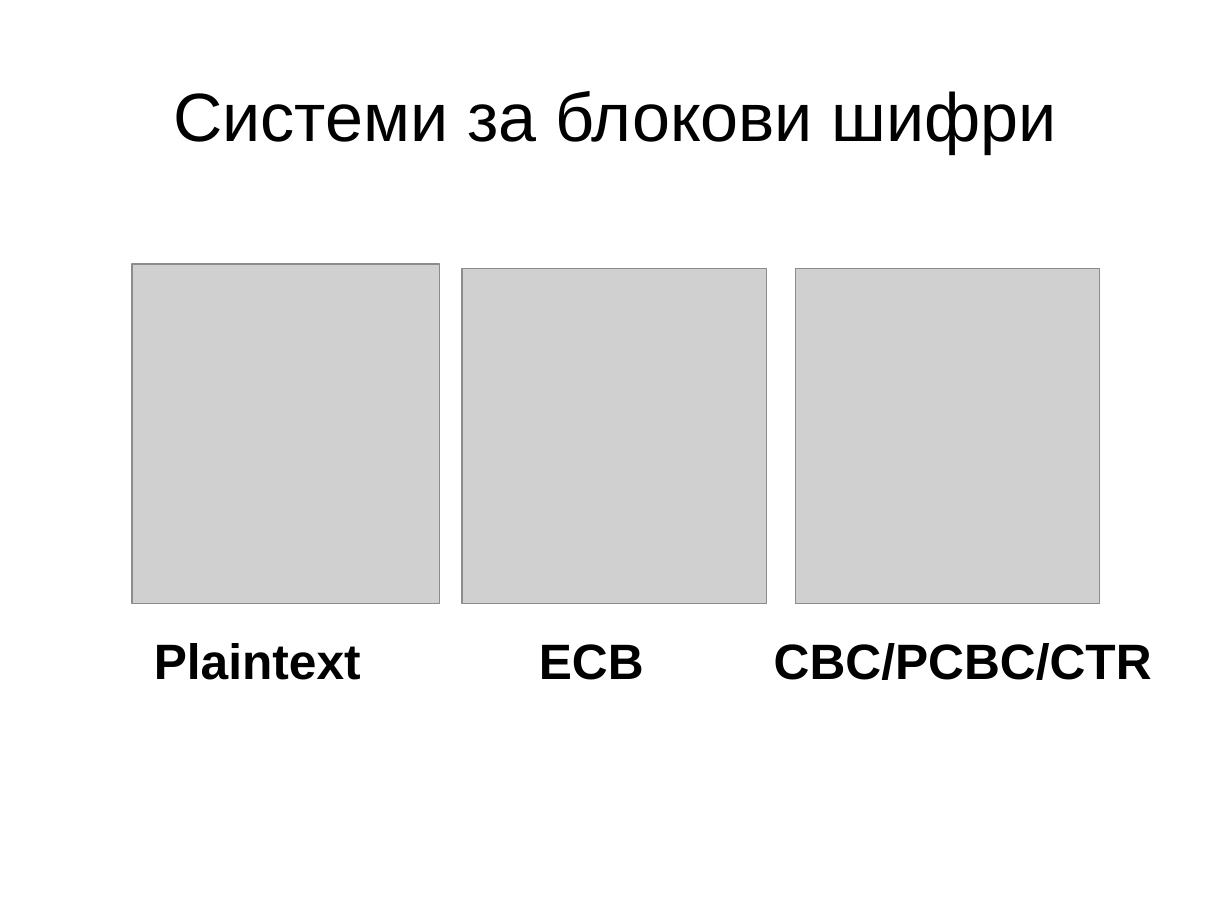
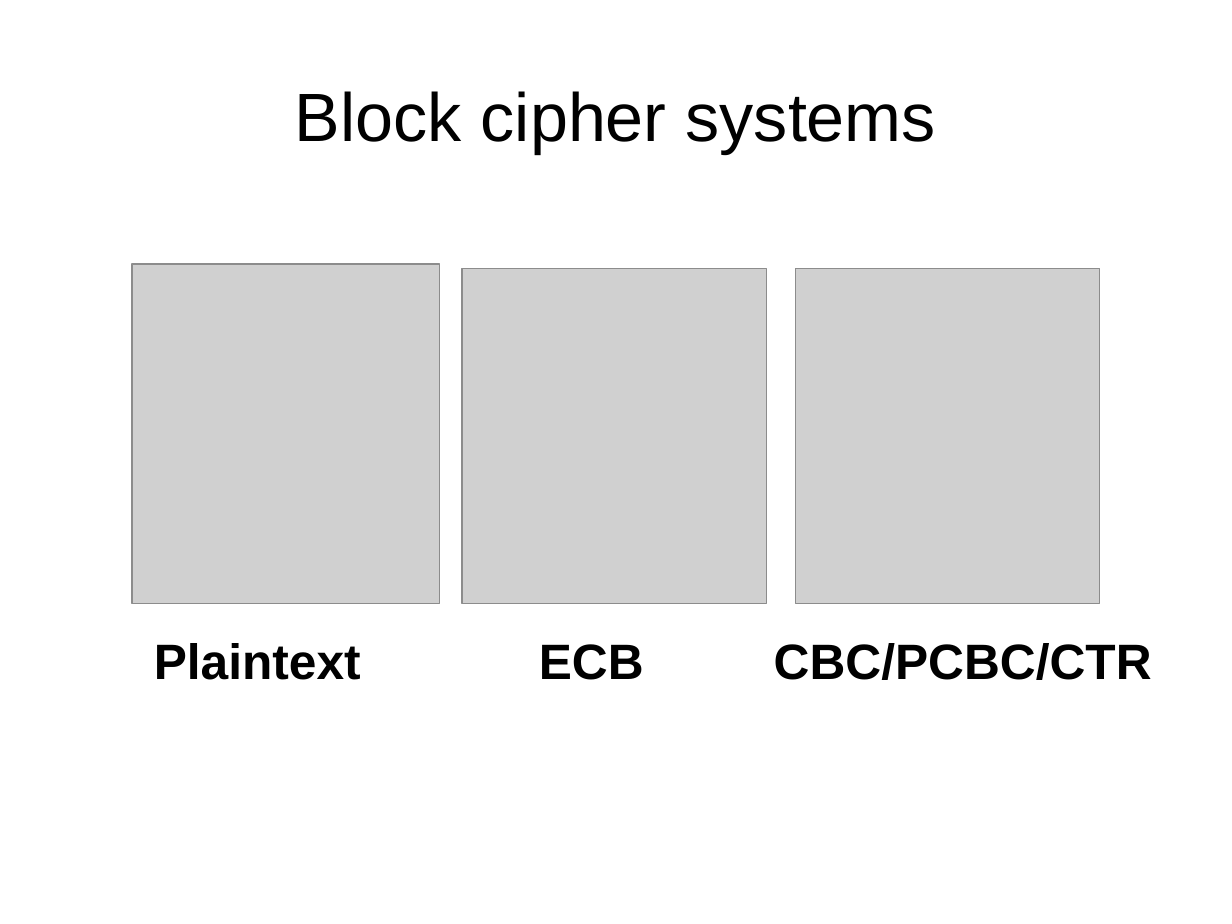
Before and after one commit to hackman/netsec1, a slide deck: slide 24 of presentations/cryptography.odp. Drawn at 1232x924 pixels with LibreOffice and Linux fonts; fonts in the diff are those of the drawing; grey boxes stand for pictures. Boxes give left, top, right and bottom in pixels: in the first picture for what was removed or moved away, otherwise in the second. Text is boxed around its words. In the diff, an @@ line names an element or a change of style, - is before the commit and + after.

```diff
--- a/presentations/cryptography.odp
+++ b/presentations/cryptography.odp
@@ title at (295, 91, 936, 153): text changed @@
-Системи за блокови шифри
+Block cipher systems
```
Also in this commit, not shown: 31 other slides changed, 8 slides added, 8 slides removed.
